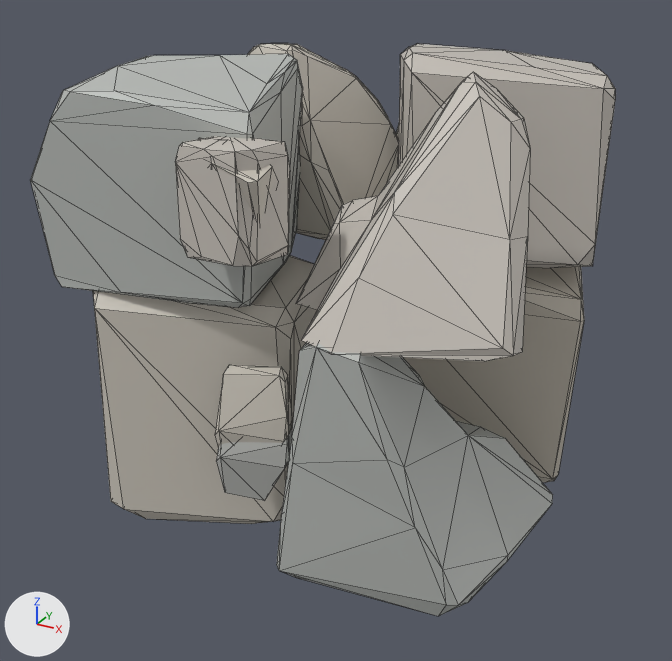
Two versions of the glTF model assets/tower/prefabs/section-2x2x2-v3.glb, one commit apart.
Camera for both pictures: a 50 mm camera at (0.478, -0.926, 0.384) aimed at (-0.011, -0.036, -0.061). The axes (+X, +Y, +Z) are drawn at lower left. The lights are the same throughout. The first picture is the older version. Mesh edges are drawn as thin lines. Where no turn or scale is listed for an object, it has been applied to the vertices.

In view in the first picture: '2x2x2-v3'.
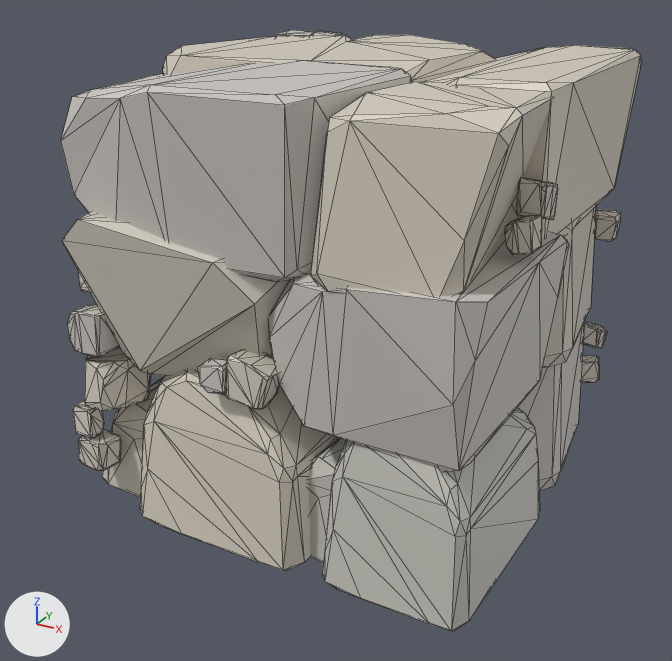
The edits, one by one:
me_2x2x2_v3 is used by ob_2x2x2_v3; location (0.0, 0.0, 0.0).
me_2x2x2_v3 had 689 vertices, 1314 faces and spanned x -0.254..0.255, y -0.257..0.257, z -0.255..0.254.
me_2x2x2_v3 now has 1838 vertices, 3500 faces and spans x -0.249..0.249, y -0.249..0.249, z -0.249..0.249.
me_2x2x2_v3 part 1: the loose piece of 41 vertices spanning x -0.06..0.029, y -0.257..-0.193, z 0.09..0.199 is multiplied about its middle by the matrix ((-0.863, -0.109, 0.015), (0.097, -0.973, 0.099), (0.004, 0.138, 0.709)), then moved by (-0.191, 0.431, -0.013).
me_2x2x2_v3 part 2: the loose piece of 41 vertices spanning x -0.06..0.029, y -0.257..-0.193, z 0.09..0.199 is copied, and the copy is multiplied about its middle by the matrix ((-0.105, -0.78, 0.006), (0.691, -0.119, -0.016), (0.023, 0.006, 0.494)), then moved by (-0.191, 0.431, 0.074); it spans x -0.235..-0.178, y 0.178..0.235, z 0.191..0.246.
me_2x2x2_v3 part 3: the loose piece of 41 vertices spanning x -0.06..0.029, y -0.257..-0.193, z 0.09..0.199 is copied, and the copy is multiplied about its middle by the matrix ((-0.039, -0.455, -0.022), (0.32, -0.058, 0.03), (-0.033, -0.025, 0.322)), then moved by (-0.216, -0.006, -0.288); it spans x -0.248..-0.215, y -0.246..-0.217, z -0.163..-0.124.
me_2x2x2_v3 part 4: the loose piece of 41 vertices spanning x -0.06..0.029, y -0.257..-0.193, z 0.09..0.199 is copied, and the copy is multiplied about its middle by the matrix ((0.44, -0.028, 0.031), (0.024, 0.503, 0.009), (-0.042, -0.011, 0.332)), then moved by (-0.203, -0.006, -0.326); it spans x -0.239..-0.198, y -0.248..-0.214, z -0.201..-0.161.
me_2x2x2_v3 part 5: the loose piece of 124 vertices spanning x -0.254..-0.012, y 0.006..0.254, z 0.023..0.254 is rebuilt with 46 vertices and now spans x -0.249..0.099, y -0.086..0.249, z 0.069..0.249.
me_2x2x2_v3 part 6: the loose piece of 62 vertices spanning x -0.254..-0.012, y -0.254..0.014, z 0.023..0.254 is rebuilt with 38 vertices and now spans x -0.249..0.081, y -0.249..-0.029, z 0.07..0.249.
me_2x2x2_v3 part 7: the loose piece of 62 vertices spanning x -0.008..0.254, y 0.018..0.254, z -0.255..0.032 is rebuilt with 43 vertices and now spans x 0.01..0.249, y -0.023..0.249, z -0.249..-0.054.
me_2x2x2_v3 part 8: the loose piece of 51 vertices spanning x -0.008..0.254, y -0.255..0.027, z -0.255..0.032 is rebuilt with 117 vertices and now spans x 0.017..0.249, y -0.249..0.034, z -0.249..-0.056.
me_2x2x2_v3 part 9: the loose piece of 48 vertices spanning x -0.02..0.255, y -0.254..0.014, z 0.023..0.254 is rebuilt with 46 vertices and now spans x 0.042..0.249, y -0.249..-0.021, z 0.073..0.249.
me_2x2x2_v3 part 10: the loose piece of 37 vertices spanning x -0.02..0.255, y 0.006..0.254, z 0.023..0.254 is rebuilt with 38 vertices and now spans x 0.04..0.249, y -0.075..0.249, z 0.069..0.249.
me_2x2x2_v3 part 11: the loose piece of 37 vertices spanning x -0.254..0.0, y -0.255..0.027, z -0.255..0.032 is rebuilt with 117 vertices and now spans x -0.249..0.063, y -0.249..0.047, z -0.249..-0.059.
me_2x2x2_v3 part 12: the loose piece of 29 vertices spanning x -0.06..0.029, y -0.257..-0.193, z 0.091..0.199 is deleted.
me_2x2x2_v3 part 13: 120 vertices removed from x -0.06..0.041, y -0.257..0.257, z -0.178..0.21; 1012 vertices added at x -0.249..0.249, y -0.249..0.249, z -0.241..0.248.
Other edits to the shape of me_2x2x2_v3 do not show in these pictures.

Where the change shows, as pixel boxes [x1, y1, x2, y2] in the pictures (672 x 661 px; the box of a moved part takes in the faces that stretch with it):
'2x2x2-v3', reshaped: before [30, 44, 615, 616]; after [61, 30, 642, 631]
part 1 of me_2x2x2_v3, moved or reshaped (not visible afterwards): before [175, 136, 290, 266]
part 2 of me_2x2x2_v3, added (mostly hidden): after [276, 30, 313, 36]
part 3 of me_2x2x2_v3, added: after [73, 400, 104, 438]
part 4 of me_2x2x2_v3, added: after [78, 429, 121, 470]
part 5 of me_2x2x2_v3, rebuilt: before [247, 44, 399, 240]; after [162, 35, 496, 82]
part 6 of me_2x2x2_v3, rebuilt (29% wider, 13% shorter): before [30, 54, 302, 308]; after [61, 61, 413, 282]
part 7 of me_2x2x2_v3, rebuilt: before [403, 267, 584, 482]; after [517, 324, 584, 491]
part 8 of me_2x2x2_v3, rebuilt: before [277, 343, 553, 616]; after [308, 408, 540, 631]
part 9 of me_2x2x2_v3, rebuilt (26% shorter): before [296, 72, 530, 361]; after [311, 81, 554, 296]
part 10 of me_2x2x2_v3, rebuilt: before [399, 44, 615, 268]; after [423, 45, 642, 238]
part 11 of me_2x2x2_v3, rebuilt: before [93, 255, 317, 524]; after [102, 368, 335, 571]
part 12 of me_2x2x2_v3, deleted: before [199, 138, 277, 222]
part 13 of me_2x2x2_v3, built on: before [215, 125, 399, 501]; after [62, 31, 621, 472]
